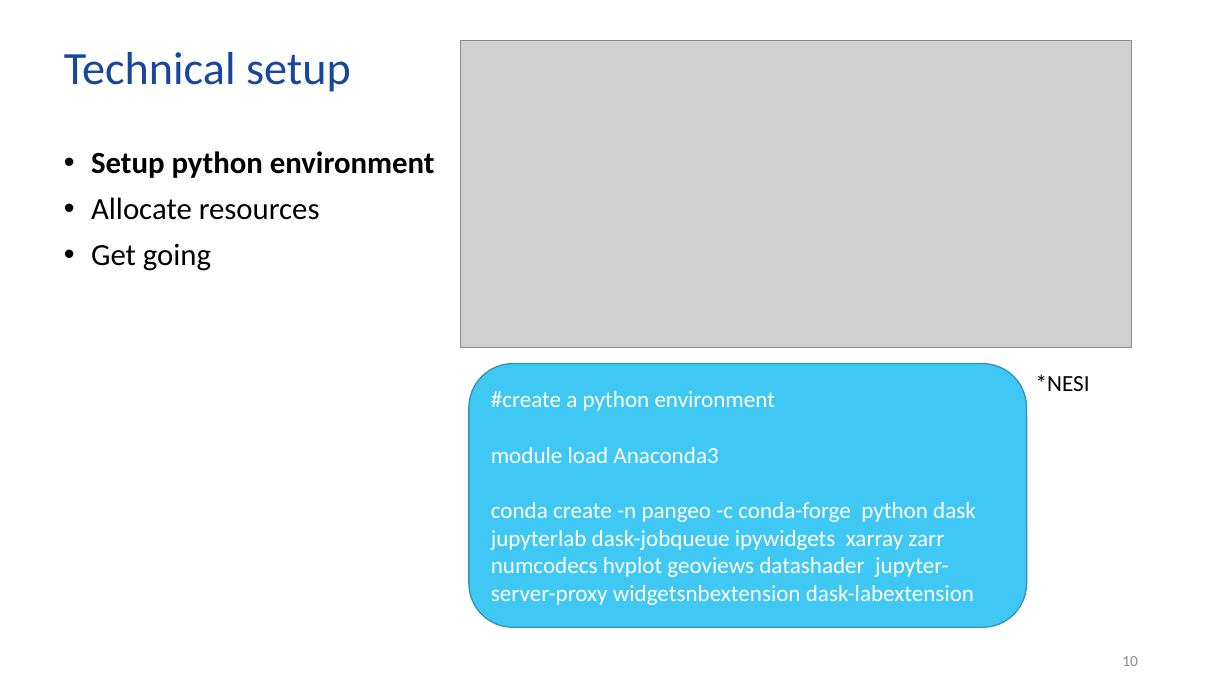
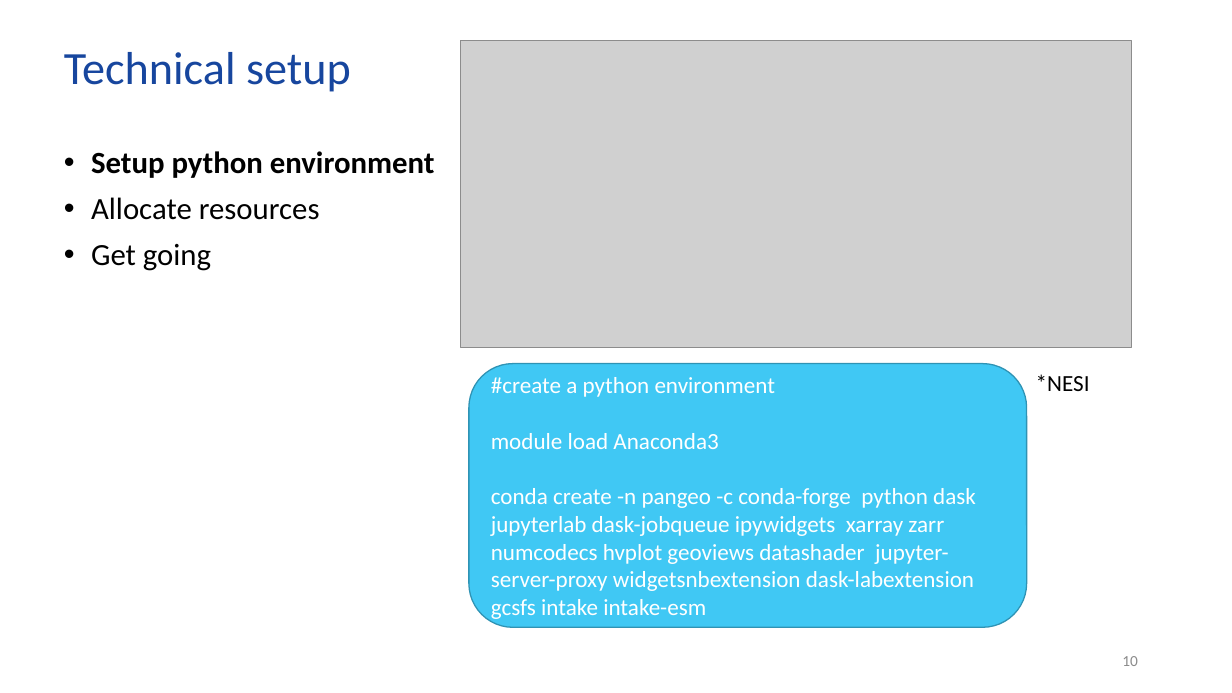
Before and after one commit to erikbehrens/pangeo_tutorial, a slide deck: slide 10 of Pangeo.pptx. Drawn at 1232x693 pixels with LibreOffice and Linux fonts; fonts in the diff are those of the drawing; grey boxes stand for pictures; background and template pictures are left out. Boxes give left, top, right and bottom in pixels: in the first picture for what was removed or moved away, otherwise in the second. Text is boxed around its words. In the diff, an @@ line names an element or a change of style, - is before the commit and + after.

Commit message:
Add files via upload
correct slides

```diff
--- a/Pangeo.pptx
+++ b/Pangeo.pptx
@@ text in rounded rectangle at [491, 488, 976, 622]: text changed @@
-conda create -n pangeo -c conda-forge python dask jupyterlab dask-jobqueue ipywidgets xarray zarr numcodecs hvplot geoviews datashader jupyter-server-proxy widgetsnbextension dask-labextension
+conda create -n pangeo -c conda-forge python dask jupyterlab dask-jobqueue ipywidgets xarray zarr numcodecs hvplot geoviews datashader jupyter-server-proxy widgetsnbextension dask-labextension gcsfs intake intake-esm
```
